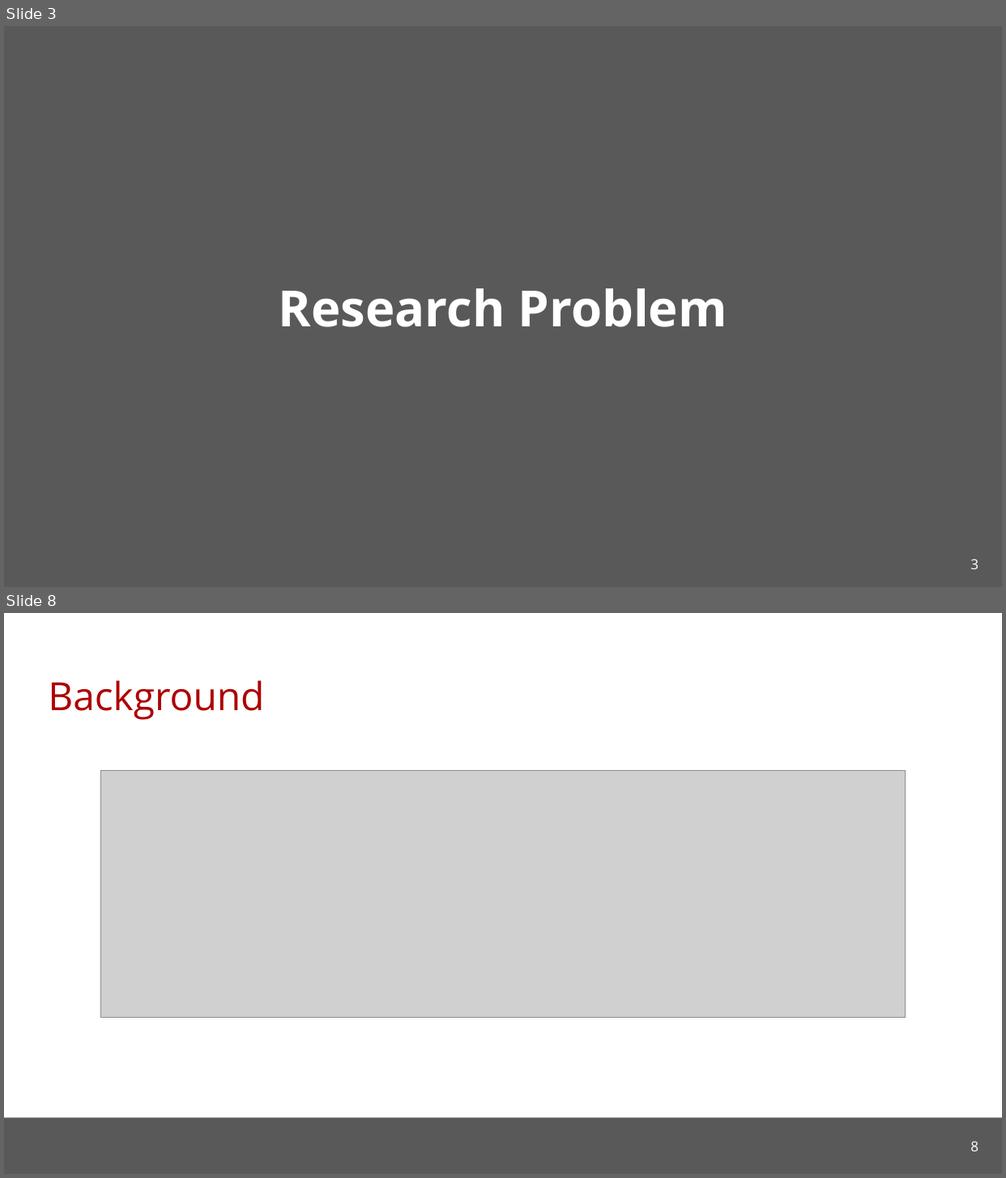
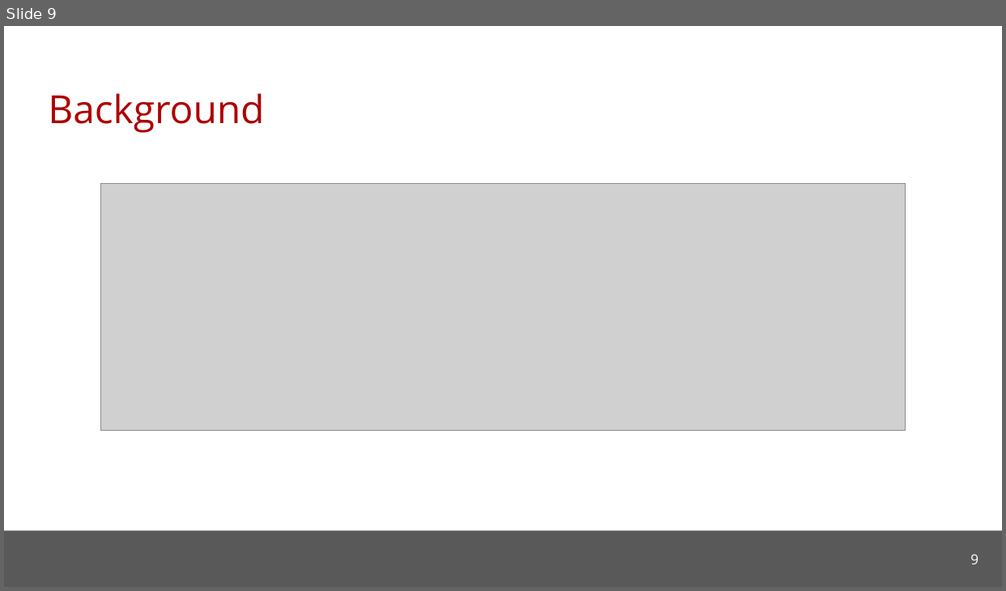
Before and after one commit to cmu-soda/Robustness, a slide deck: Robustness.pptx. Shown one above the other, each under a label of ours: slides 3 and 8 before the commit, slide 9 after it; the slides between them are not shown. The pictures are 1006x1178 and 1006x591 pixels, drawn with LibreOffice and Linux fonts; fonts in the diff are those of the drawing; grey boxes stand for pictures; background and template pictures are left out. Boxes give left, top, right and bottom in pixels: in the first picture for what was removed or moved away, otherwise in the second. Text is boxed around its words. In the diff, an @@ line names an element or a change of style, - is before the commit and + after.

```diff
--- a/Robustness.pptx
+++ b/Robustness.pptx
@@ slide 3 removed at (4,26,1002,587), background #595959 @@
@@ title removed at (279,288,727,327) @@
-Research Problem
@@ page number removed at (970,559,978,570) @@
-3
@@ what was slide 8 is now slide 9 @@
@@ page number at (970,554,978,565): text changed @@
-8
+9
```
Also in this commit, not shown: 4 slides changed, 4 slides added, 2 other slides removed, 1 other file.
